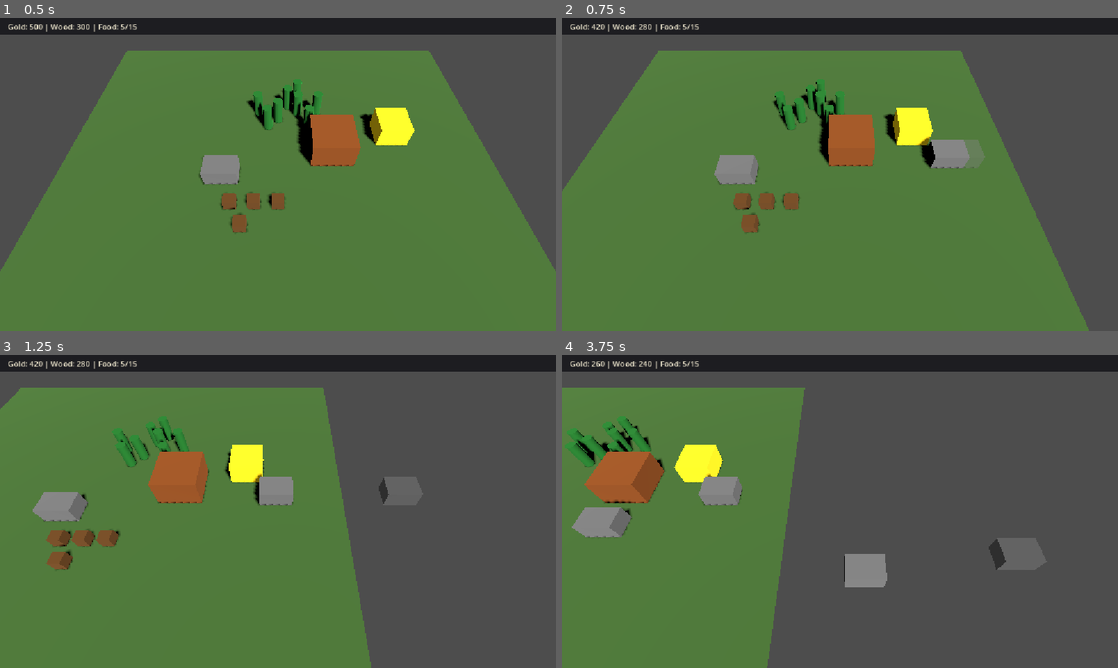
Above: before the commit, frames 1-4 (two rows, left to right).
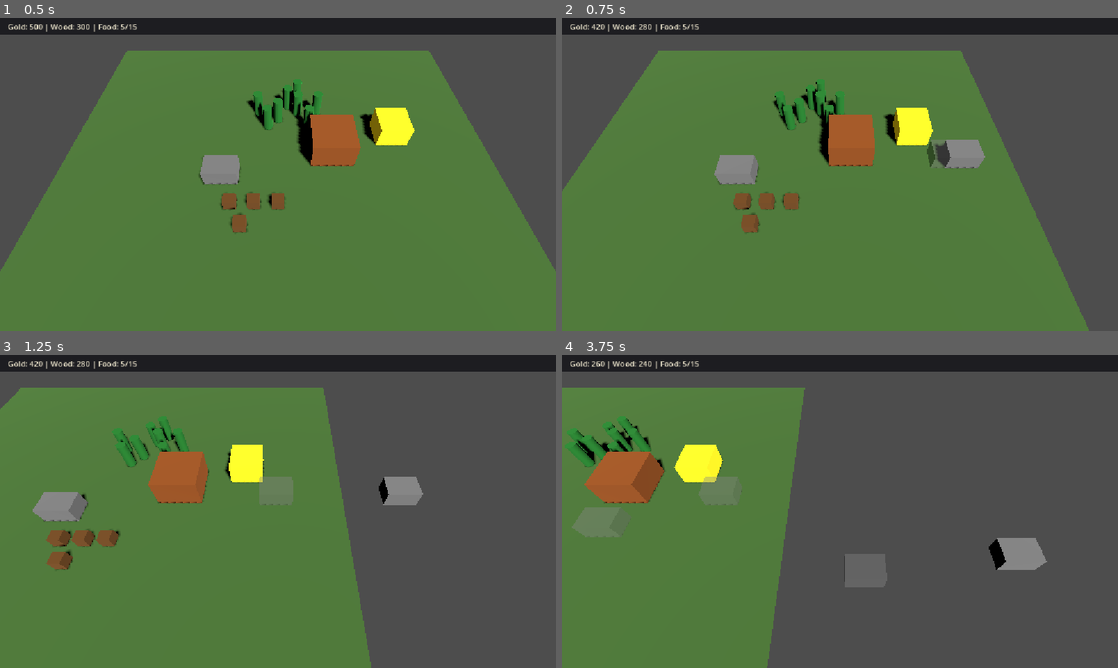
Above: after the commit, the same moments.

Repository: nplvkntx/endless-battle
Game: Godot game, scene res://scenes/main.tscn
The game is run twice, just before and just after one commit, with the same random seed, the same clock (stepped at 60 frames per second) and the same inputs.
Inputs (mouse positions are in pixels of both pictures, inside the frame that each line leads up to):
- Up to frame 1 (0.5 s): no input
- Up to frame 2 (0.75 s): tap Enter at 0.5 s; move the mouse to (962, 158) at 0.52 s; hold Right (ui_right) from 0.53 s (still down); tap B at 0.6 s; click (962, 158) at 0.67 s
- Up to frame 3 (1.25 s): keep holding Right (ui_right)
- Up to frame 4 (3.75 s): release Right (ui_right) at 1.25 s; drag from (728, 527) to (812, 574) at 1.27 s; tap Space at 2 s; move the mouse to (895, 442) at 2.02 s; hold Right (ui_right) 2.03-2.75 s; tap B at 2.1, 3.6 s; drag from (812, 574) to (673, 464) at 2.77 s; tap Enter at 3.5 s; move the mouse to (1006, 558) at 3.52 s; hold Left (ui_left) from 3.53 s (still down)

Frame 1 is identical in both runs. In frame 2, 0.7% of the frame differs, in the area x 63-77%, y 37-49%; in frame 3, 1.3%; in frame 4, 3.2%, in the area x 1-88%, y 37-75%.

Commit message:
TASK-020 Worker constructs Farm

Diff:
--- a/scripts/base/building.gd
+++ b/scripts/base/building.gd
@@ -10,6 +10,12 @@
 signal building_state_changed(state: StringName)
 signal destroyed(building: Building)
 
+const STATE_UNDER_CONSTRUCTION: StringName = &"under_construction"
+const STATE_CONSTRUCTING: StringName = &"constructing"
+const STATE_COMPLETED: StringName = &"completed"
+
+const CONSTRUCTION_PLACEHOLDER_ALPHA: float = 0.4
+
 @export var building_data: Resource
 
 var team_id: int = -1
@@ -18,11 +24,13 @@
 var _current_health: float = 0.0
 var _max_health: float = 0.0
 var _construction_progress: float = 0.0
+var _mesh_instance: MeshInstance3D
 
 
 func _ready() -> void:
 	collision_layer = PhysicsLayers.BUILDINGS
 	collision_mask = PhysicsLayers.BUILDING_COLLISION_MASK
+	_mesh_instance = get_node_or_null("MeshInstance3D") as MeshInstance3D
 	_apply_building_data()
 
 
@@ -41,3 +49,55 @@
 ## Handles building destruction and notifies listeners through signals.
 func destroy_building() -> void:
 	destroyed.emit(self)
+
+
+## Shows an unfinished placeholder until a worker finishes construction.
+func start_under_construction() -> void:
+	building_state = STATE_UNDER_CONSTRUCTION
+	_construction_progress = 0.0
+	_apply_under_construction_visual()
+	building_state_changed.emit(building_state)
+	construction_progress_changed.emit(_construction_progress)
+
+
+## Called when a worker arrives and begins the build timer.
+func begin_construction() -> void:
+	if building_state == STATE_COMPLETED:
+		return
+
+	building_state = STATE_CONSTRUCTING
+	building_state_changed.emit(building_state)
+
+
+## Marks the building as finished and restores its normal appearance.
+func complete_construction() -> void:
+	building_state = STATE_COMPLETED
+	_construction_progress = 1.0
+	_apply_completed_visual()
+	building_state_changed.emit(building_state)
+	construction_progress_changed.emit(_construction_progress)
+
+
+func set_completed() -> void:
+	building_state = STATE_COMPLETED
+	_construction_progress = 1.0
+	_apply_completed_visual()
+	building_state_changed.emit(building_state)
+	construction_progress_changed.emit(_construction_progress)
+
+
+func _apply_under_construction_visual() -> void:
+	if _mesh_instance == null:
+		return
+
+	var placeholder_material := StandardMaterial3D.new()
+	placeholder_material.albedo_color = Color(0.6, 0.6, 0.6, CONSTRUCTION_PLACEHOLDER_ALPHA)
+	placeholder_material.transparency = BaseMaterial3D.TRANSPARENCY_ALPHA
+	_mesh_instance.material_override = placeholder_material
+
+
+func _apply_completed_visual() -> void:
+	if _mesh_instance == null:
+		return
+
+	_mesh_instance.material_override = null
--- a/scripts/buildings/farm.gd
+++ b/scripts/buildings/farm.gd
@@ -2,3 +2,9 @@
 extends Building
 
 ## Placeholder farm building used for early 3D scene testing.
+
+
+func _ready() -> void:
+	super._ready()
+	if building_state.is_empty():
+		set_completed()
--- a/scripts/systems/build_manager.gd
+++ b/scripts/systems/build_manager.gd
@@ -1,6 +1,6 @@
 extends Node
 
-## Handles building placement preview and instant placement.
+## Handles building placement preview and worker-driven construction.
 
 const FARM_SCENE: PackedScene = preload("res://scenes/buildings/farm.tscn")
 const FARM_GOLD_COST: int = 80
@@ -10,6 +10,7 @@
 
 @export var camera_path: NodePath = "../Camera3D"
 @export var buildings_parent_path: NodePath = ".."
+@export var selection_manager_path: NodePath = "../SelectionManager"
 
 var _is_placing_farm: bool = false
 var _farm_ghost: Node3D = null
@@ -88,9 +89,26 @@
 	if buildings_parent == null:
 		return
 
-	var farm: Node3D = FARM_SCENE.instantiate()
+	var farm: Farm = FARM_SCENE.instantiate() as Farm
 	farm.global_position = _farm_ghost.global_position
 	buildings_parent.add_child(farm)
+	farm.start_under_construction()
+
+	var worker: Worker = _get_selected_worker()
+	if worker != null:
+		worker.command_build_farm(farm)
+
+
+func _get_selected_worker() -> Worker:
+	var selection_manager: Node = get_node_or_null(selection_manager_path)
+	if selection_manager == null:
+		return null
+
+	for unit: Unit in selection_manager.selected_units:
+		if unit is Worker:
+			return unit as Worker
+
+	return null
 
 
 func _disable_ghost_collision(ghost: Node3D) -> void:
--- a/scripts/units/worker.gd
+++ b/scripts/units/worker.gd
@@ -11,17 +11,28 @@
 	DONE,
 }
 
+enum BuildTripState {
+	IDLE,
+	TO_FARM,
+	CONSTRUCTION_WAIT,
+	DONE,
+}
+
 const GOLD_MINE_COMMAND_MESSAGE: String = "Worker received gold mine command"
 const MINING_WAIT_SECONDS: float = 1.0
+const CONSTRUCTION_WAIT_SECONDS: float = 3.0
 const GOLD_DEPOSIT_AMOUNT: int = 5
 
 var _gold_mine_trip_state: GoldMineTripState = GoldMineTripState.IDLE
 var _gathering_gold_mine: GoldMine = null
+var _build_trip_state: BuildTripState = BuildTripState.IDLE
+var _building_target: Building = null
 
 
 func _physics_process(delta: float) -> void:
 	super._physics_process(delta)
 	_update_gold_mine_trip()
+	_update_build_trip()
 
 
 func command_gather_gold_mine(gold_mine: GoldMine) -> void:
@@ -36,6 +47,13 @@
 	_gathering_gold_mine = null
 
 
+func command_build_farm(farm: Farm) -> void:
+	cancel_gathering()
+	_build_trip_state = BuildTripState.TO_FARM
+	_building_target = farm
+	set_movement_target(_compute_approach_position(farm))
+
+
 func _update_gold_mine_trip() -> void:
 	match _gold_mine_trip_state:
 		GoldMineTripState.TO_GOLD_MINE:
@@ -45,6 +63,55 @@
 			if not has_move_target:
 				_deposit_gold()
 				_continue_gathering_cycle()
+
+
+func _update_build_trip() -> void:
+	match _build_trip_state:
+		BuildTripState.TO_FARM:
+			if not has_move_target:
+				if _is_near_building_target():
+					_begin_construction_wait()
+				else:
+					_build_trip_state = BuildTripState.IDLE
+					_building_target = null
+
+
+func _begin_construction_wait() -> void:
+	if _building_target == null or not is_instance_valid(_building_target):
+		_build_trip_state = BuildTripState.DONE
+		_building_target = null
+		return
+
+	_build_trip_state = BuildTripState.CONSTRUCTION_WAIT
+	_building_target.begin_construction()
+	var wait_timer: SceneTreeTimer = get_tree().create_timer(CONSTRUCTION_WAIT_SECONDS)
+	wait_timer.timeout.connect(_on_construction_wait_finished, CONNECT_ONE_SHOT)
+
+
+func _is_near_building_target() -> bool:
+	if _building_target == null:
+		return false
+
+	var offset: Vector3 = global_position - _building_target.global_position
+	offset.y = 0.0
+	var reach_distance: float = (
+		stopping_distance
+		+ _get_collision_xz_radius(_building_target)
+		+ _get_collision_xz_radius(self)
+		+ 0.5
+	)
+	return offset.length_squared() <= reach_distance * reach_distance
+
+
+func _on_construction_wait_finished() -> void:
+	if _build_trip_state != BuildTripState.CONSTRUCTION_WAIT:
+		return
+
+	if _building_target != null and is_instance_valid(_building_target):
+		_building_target.complete_construction()
+
+	_build_trip_state = BuildTripState.DONE
+	_building_target = null
 
 
 func _begin_mining_wait() -> void:
